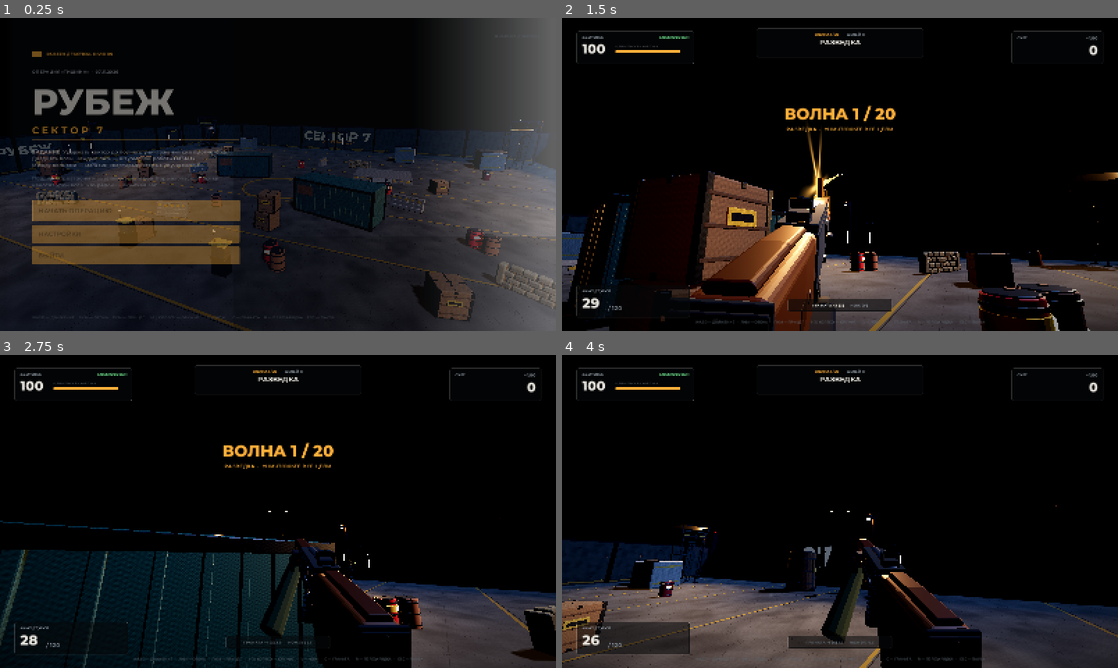
Above: before the commit, frames 1-4 (two rows, left to right).
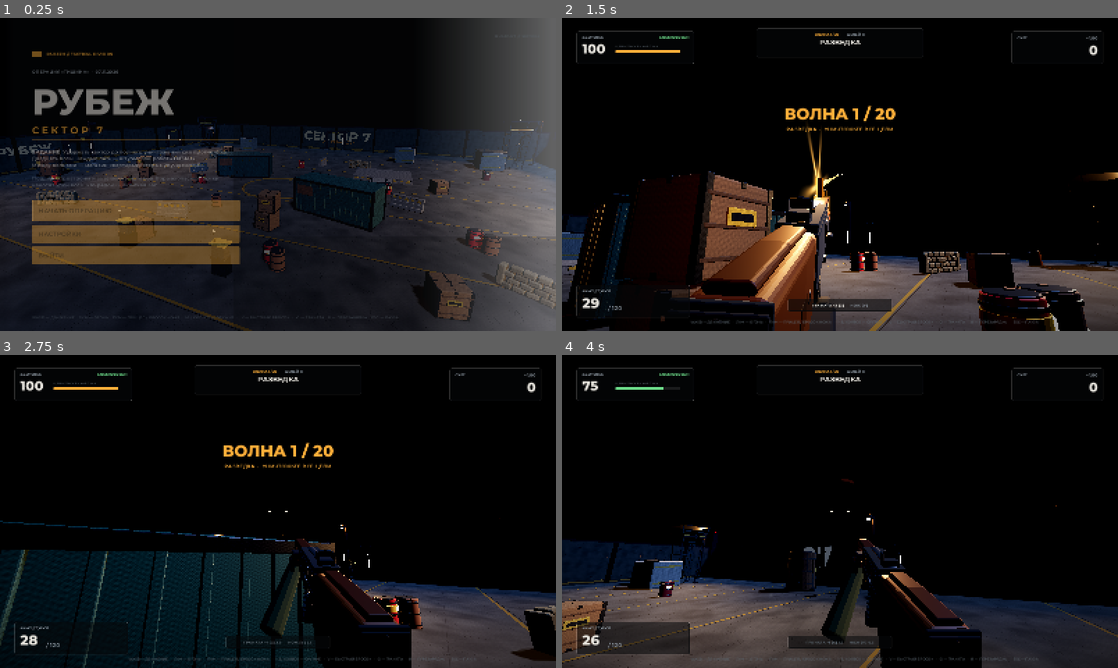
Above: after the commit, the same moments.

Repository: RUZIK558/rubezh-sector7
Game: Godot game, scene res://scenes/game.tscn
Two runs of this game, one before a commit and one after it. Both use one fixed random seed, a clock stepped at 60 frames per second and the inputs below.
Inputs (mouse positions are in pixels of both pictures, inside the frame that each line leads up to):
- Up to frame 1 (0.25 s): no input
- Up to frame 2 (1.5 s): click "НАЧАТЬ ОПЕРАЦИЮ" at 0.5 s; tap Enter at 1.25 s; move the mouse to (867, 174) at 1.27 s; hold W (move_forward) from 1.28 s (still down); hold Right mouse button (aim) from 1.28 s (still down); click (867, 174) at 1.42 s
- Up to frame 3 (2.75 s): keep holding W (move_forward); tap Space (jump) at 1.52, 2.27 s; tap G (grenade) at 1.55, 2.1 s; move the mouse to (250, 511) at 2.02 s; release Right mouse button (aim) at 2.03 s; click (250, 511) at 2.17 s; tap V (throw_knife) at 2.3 s
- Up to frame 4 (4 s): keep holding W (move_forward); move the mouse to (851, 505) at 2.77 s; hold Right mouse button (aim) 2.78-3.53 s; tap V (throw_knife) at 2.85 s; click (851, 505) at 2.92 s; move the mouse to (834, 517) at 3.52 s; right-click (834, 517) at 3.6 s; click (834, 517) at 3.67 s; tap Space (jump) at 3.77 s; tap G (grenade) at 3.8 s

The runs differ from the first frame. In frame 1, less than 0.1% of the frame differs, in the area x 28-71%, y 95-96%; in frame 2, less than 0.1%; in frame 3, less than 0.1%; in frame 4, 2.5%, in the area x 3-78%, y 8-100%.

Commit message:
Настройки переработаны, полноэкранный режим исправлен; нож: прицел и бросок на ПКМ, урон броска равен урону ближнего боя; гранаты не проваливаются сквозь пол

Diff:
--- a/godot_project/scripts/player.gd
+++ b/godot_project/scripts/player.gd
@@ -85,7 +85,11 @@
 	grenade_cd = maxf(0.0, grenade_cd - delta)
 	if not active or dead:
 		return
+	var knife_equipped: bool = weapon != null and weapon.is_melee
+	# Quick throw on V, or aim with RMB and release to throw.
 	if Input.is_action_just_pressed("throw_knife") and knife_cd <= 0.0:
+		_throw(false)
+	if knife_equipped and Input.is_action_just_released("aim") and knife_cd <= 0.0:
 		_throw(false)
 	if Input.is_action_just_pressed("grenade") and grenade_cd <= 0.0 and grenades_left > 0:
 		_throw(true)
@@ -93,6 +97,8 @@
 func _throw(grenade: bool) -> void:
 	var t = THROWABLE.new()
 	t.kind = 1 if grenade else 0
+	if not grenade and weapon:
+		t.damage = float(weapon.get_knife_damage())
 	var scene := get_tree().current_scene
 	scene.add_child(t)
 	var from := camera.global_position + camera.global_basis.x * 0.18 - camera.global_basis.z * 0.45
--- a/godot_project/scripts/settings.gd
+++ b/godot_project/scripts/settings.gd
@@ -37,6 +37,25 @@
 	var bus := AudioServer.get_bus_index("Master")
 	AudioServer.set_bus_volume_db(bus, linear_to_db(maxf(master_volume, 0.0001)))
 	AudioServer.set_bus_mute(bus, master_volume <= 0.001)
+	_apply_window_mode()
+
+func _apply_window_mode() -> void:
+	if OS.has_feature("editor"):
+		return
 	var mode := DisplayServer.WINDOW_MODE_FULLSCREEN if fullscreen else DisplayServer.WINDOW_MODE_WINDOWED
 	if DisplayServer.window_get_mode() != mode:
-		DisplayServer.window_set_mode.call_deferred(mode)
+		DisplayServer.window_set_mode(mode)
+	# Force the correct geometry after the mode switch.
+	DisplayServer.window_set_size.call_deferred(_window_size())
+	DisplayServer.window_set_position.call_deferred(_window_position())
+
+func _window_size() -> Vector2i:
+	if fullscreen:
+		return Vector2i(DisplayServer.screen_get_size())
+	return Vector2i(1600, 900)
+
+func _window_position() -> Vector2i:
+	var screen := Vector2i(DisplayServer.screen_get_size())
+	if fullscreen:
+		return Vector2i.ZERO
+	return (screen - Vector2i(1600, 900)) / 2
--- a/godot_project/scripts/throwable.gd
+++ b/godot_project/scripts/throwable.gd
@@ -62,11 +62,13 @@
 		_despawn()
 
 func _on_body(body: Node) -> void:
-	if not _alive or kind == Kind.GRENADE:
+	if not _alive:
 		return
+	# Both projectiles stop on the first solid contact. Grenades keep their
+	# fuse and detonate from the resting position instead of falling through.
 	_stuck = true
 	velocity = Vector3.ZERO
-	FX.impact(global_position, Vector3.UP, false)
+	FX.impact(global_position, Vector3.UP, kind == Kind.GRENADE)
 
 func _on_area(area: Area3D) -> void:
 	if not _alive or kind != Kind.KNIFE:
--- a/godot_project/scripts/ui/hud.gd
+++ b/godot_project/scripts/ui/hud.gd
@@ -274,7 +274,7 @@
 	_notice_label.modulate.a = 0.0
 	_notice_label.mouse_filter = Control.MOUSE_FILTER_IGNORE
 	add_child(_notice_label)
-	var hint := RubezhUI.label("WASD — ДВИЖЕНИЕ   ·   ЛКМ — ОГОНЬ   ·   ПКМ — ПРИЦЕЛ   ·   1–3 / КОЛЕСО — ОРУЖИЕ   ·   V — НОЖ   ·   G — ГРАНАТА   ·   R — ПЕРЕЗАРЯДКА   ·   ESC — ПАУЗА", 10, RubezhUI.DIM, RubezhUI.FONT_MEDIUM)
+	var hint := RubezhUI.label("WASD — ДВИЖЕНИЕ   ·   ЛКМ — ОГОНЬ   ·   ПКМ — ПРИЦЕЛ / БРОСОК НОЖА   ·   1–3 / КОЛЕСО — ОРУЖИЕ   ·   V — БЫСТРЫЙ БРОСОК   ·   G — ГРАНАТА   ·   R — ПЕРЕЗАРЯДКА   ·   ESC — ПАУЗА", 10, RubezhUI.DIM, RubezhUI.FONT_MEDIUM)
 	hint.anchor_left = 0.5
 	hint.anchor_right = 0.5
 	hint.anchor_top = 1.0
--- a/godot_project/scripts/ui/main_menu.gd
+++ b/godot_project/scripts/ui/main_menu.gd
@@ -133,7 +133,7 @@
 	start.grab_focus()
 
 func _build_footer() -> void:
-	_hint = RubezhUI.label("WASD — ДВИЖЕНИЕ    ЛКМ — ОГОНЬ    ПКМ — ПРИЦЕЛ    1–3 / КОЛЕСО — ОРУЖИЕ   ·   V — НОЖ   ·   G — ГРАНАТА    R — ПЕРЕЗАРЯДКА    ESC — ПАУЗА",
+	_hint = RubezhUI.label("WASD — ДВИЖЕНИЕ    ЛКМ — ОГОНЬ    ПКМ — ПРИЦЕЛ / БРОСОК НОЖА    1–3 / КОЛЕСО — ОРУЖИЕ   ·   V — БЫСТРЫЙ БРОСОК   ·   G — ГРАНАТА    R — ПЕРЕЗАРЯДКА    ESC — ПАУЗА",
 			11, RubezhUI.DIM, RubezhUI.FONT_MEDIUM)
 	_hint.anchor_left = 0.0
 	_hint.anchor_right = 1.0
--- a/godot_project/scripts/ui/settings_panel.gd
+++ b/godot_project/scripts/ui/settings_panel.gd
@@ -8,12 +8,10 @@
 var _sens: HSlider
 var _volume: HSlider
 var _shake: HSlider
-var _fullscreen: CheckButton
 var _sens_value: Label
 var _volume_value: Label
 var _shake_value: Label
-var _dirty := false
-var _last_range: Label
+var _fullscreen_btn: Button
 var _back: Button
 
 func _ready() -> void:
@@ -24,118 +22,173 @@
 
 func _build() -> void:
 	var bg := ColorRect.new()
-	bg.color = Color(0.01, 0.015, 0.02, 0.86)
+	bg.color = Color(0.01, 0.015, 0.02, 0.9)
 	bg.set_anchors_and_offsets_preset(Control.PRESET_FULL_RECT)
 	add_child(bg)
 
-	_panel = RubezhUI.panel(Color(0.045, 0.055, 0.065, 0.98), Color(1, 1, 1, 0.1), 5)
+	_panel = RubezhUI.panel(Color(0.045, 0.055, 0.065, 0.99), Color(1, 1, 1, 0.12), 6)
 	_panel.set_anchors_and_offsets_preset(Control.PRESET_CENTER)
-	_panel.custom_minimum_size = Vector2(560, 0)
-	_panel.offset_left = -280
-	_panel.offset_right = 280
-	_panel.offset_top = -325
-	_panel.offset_bottom = 325
+	_panel.custom_minimum_size = Vector2(660, 660)
+	_panel.offset_left = -330
+	_panel.offset_right = 330
+	_panel.offset_top = -330
+	_panel.offset_bottom = 330
 	add_child(_panel)
 	var inner := MarginContainer.new()
 	inner.add_theme_constant_override("margin_left", 40)
 	inner.add_theme_constant_override("margin_right", 40)
-	inner.add_theme_constant_override("margin_top", 34)
+	inner.add_theme_constant_override("margin_top", 32)
 	inner.add_theme_constant_override("margin_bottom", 28)
 	_panel.add_child(inner)
 	var v := VBoxContainer.new()
 	v.add_theme_constant_override("separation", 0)
 	inner.add_child(v)
 
-	v.add_child(RubezhUI.label("НАСТРОЙКИ // СИСТЕМА", 10, RubezhUI.AMBER, RubezhUI.FONT_BOLD))
-	v.add_child(RubezhUI.vspacer(8))
-	v.add_child(RubezhUI.label("ПАРАМЕТРЫ", 40, RubezhUI.TEXT, RubezhUI.FONT_BLACK))
-	v.add_child(RubezhUI.vspacer(6))
+	v.add_child(RubezhUI.label("НАСТРОЙКИ // СЕКТОР 7", 10, RubezhUI.AMBER, RubezhUI.FONT_BOLD))
+	v.add_child(RubezhUI.vspacer(4))
+	v.add_child(RubezhUI.label("ПАРАМЕТРЫ СИСТЕМЫ", 34, RubezhUI.TEXT, RubezhUI.FONT_BLACK))
+	v.add_child(RubezhUI.vspacer(4))
+	v.add_child(RubezhUI.label("Значения применяются сразу и сохраняются автоматически.", 12, RubezhUI.MUTED))
+	v.add_child(RubezhUI.vspacer(14))
 	var rule := ColorRect.new()
-	rule.color = Color(RubezhUI.AMBER.r, RubezhUI.AMBER.g, RubezhUI.AMBER.b, 0.5)
-	rule.custom_minimum_size = Vector2(70, 3)
+	rule.color = Color(RubezhUI.AMBER.r, RubezhUI.AMBER.g, RubezhUI.AMBER.b, 0.45)
+	rule.custom_minimum_size = Vector2(0, 2)
 	v.add_child(rule)
-	v.add_child(RubezhUI.vspacer(30))
-
-	_sens = _row(v, "ЧУВСТВИТЕЛЬНОСТЬ МЫШИ", "0.15 — 2.50")
-	_sens_value = _last_range
-	_sens.min_value = 0.15
-	_sens.max_value = 2.5
-	_sens.step = 0.05
-	_sens.value = Settings.mouse_sensitivity
-	_sens.value_changed.connect(_on_sens)
-	v.add_child(RubezhUI.vspacer(16))
-
-	_volume = _row(v, "ГРОМКОСТЬ", "0 — 100%")
-	_volume_value = _last_range
-	_volume.min_value = 0.0
-	_volume.max_value = 1.0
-	_volume.step = 0.01
-	_volume.value = Settings.master_volume
-	_volume.value_changed.connect(_on_volume)
-	v.add_child(RubezhUI.vspacer(16))
-
-	_shake = _row(v, "ТРЯСКА КАМЕРЫ", "0 — 150%")
-	_shake_value = _last_range
-	_shake.min_value = 0.0
-	_shake.max_value = 1.5
-	_shake.step = 0.05
-	_shake.value = Settings.screen_shake
-	_shake.value_changed.connect(_on_shake)
 	v.add_child(RubezhUI.vspacer(22))
 
-	_fullscreen = RubezhUI.checkbox("ПОЛНОЭКРАННЫЙ РЕЖИМ", Settings.fullscreen)
-	_fullscreen.toggled.connect(func(val: bool):
-		Settings.fullscreen = val
-		Settings.apply()
-		_dirty = true)
-	v.add_child(_fullscreen)
-	v.add_child(RubezhUI.vspacer(30))
+	v.add_child(_section(v, "УПРАВЛЕНИЕ"))
+	v.add_child(RubezhUI.vspacer(14))
+	_sens = _row(v, "ЧУВСТВИТЕЛЬНОСТЬ МЫШИ", "0.15", "2.50", "%.2f")
+	v.add_child(RubezhUI.vspacer(22))
+	v.add_child(_section(v, "ЗВУК И КАМЕРА"))
+	v.add_child(RubezhUI.vspacer(14))
+	_volume = _row(v, "ГРОМКОСТЬ", "0%", "100%", "%.0f%%")
+	v.add_child(RubezhUI.vspacer(18))
+	_shake = _row(v, "ТРЯСКА КАМЕРЫ", "0%", "150%", "%.0f%%")
+	v.add_child(RubezhUI.vspacer(22))
+	v.add_child(_section(v, "ВИДЕО"))
+	v.add_child(RubezhUI.vspacer(14))
+	_fullscreen_btn = RubezhUI.button("ПОЛНОЭКРАННЫЙ РЕЖИМ: ВЫКЛ", false, 15)
+	_fullscreen_btn.custom_minimum_size = Vector2(0, 52)
+	_fullscreen_btn.toggle_mode = true
+	_fullscreen_btn.toggled.connect(_on_fullscreen_toggled)
+	v.add_child(_fullscreen_btn)
+	v.add_child(RubezhUI.vspacer(26))
 
 	var row := HBoxContainer.new()
-	row.add_theme_constant_override("separation", 10)
+	row.add_theme_constant_override("separation", 12)
 	v.add_child(row)
-	var back := RubezhUI.accent_button("НАЗАД", 17)
-	back.custom_minimum_size = Vector2(240, 52)
-	back.pressed.connect(func(): _close())
-	_back = back
-	row.add_child(back)
-	var reset := RubezhUI.button("СБРОС", 15)
-	reset.custom_minimum_size = Vector2(180, 52)
+	var reset := RubezhUI.button("СБРОСИТЬ", 15)
+	reset.custom_minimum_size = Vector2(200, 52)
 	reset.pressed.connect(func(): _reset())
 	row.add_child(reset)
-	v.add_child(RubezhUI.vspacer(14))
-	v.add_child(RubezhUI.label("НАЗАД — СОХРАНИТЬ И ВЫЙТИ", 10, RubezhUI.DIM, RubezhUI.FONT_MEDIUM))
-
-func _row(parent: VBoxContainer, title: String, range_text: String) -> HSlider:
+	_back = RubezhUI.accent_button("ГОТОВО", 17)
+	_back.custom_minimum_size = Vector2(0, 52)
+	_back.size_flags_horizontal = Control.SIZE_EXPAND_FILL
+	_back.pressed.connect(func(): _close())
+	row.add_child(_back)
+	v.add_child(RubezhUI.vspacer(12))
+	v.add_child(RubezhUI.label("ESC — СОХРАНИТЬ И ВЫЙТИ", 10, RubezhUI.DIM, RubezhUI.FONT_MEDIUM))
+
+func _section(parent: VBoxContainer, text: String) -> Control:
+	var box := VBoxContainer.new()
+	box.add_child(RubezhUI.label(text, 11, RubezhUI.AMBER, RubezhUI.FONT_BOLD))
+	var line := ColorRect.new()
+	line.color = Color(1, 1, 1, 0.08)
+	line.custom_minimum_size = Vector2(0, 1)
+	box.add_child(line)
+	return box
+
+func _row(parent: VBoxContainer, title: String, min_text: String, max_text: String, fmt: String) -> HSlider:
 	var head := HBoxContainer.new()
 	parent.add_child(head)
 	head.add_child(RubezhUI.label(title, 14, RubezhUI.TEXT, RubezhUI.FONT_BOLD))
 	var sp := Control.new()
 	sp.size_flags_horizontal = Control.SIZE_EXPAND_FILL
 	head.add_child(sp)
-	var rng := RubezhUI.label(range_text, 10, RubezhUI.DIM, RubezhUI.FONT_MEDIUM)
-	head.add_child(rng)
-	_last_range = rng
-	var s := RubezhUI.slider(0.5, 0.0, 1.0)
-	s.custom_minimum_size = Vector2(480, 26)
-	parent.add_child(s)
-	return s
+	var value := RubezhUI.label("", 16, RubezhUI.AMBER, RubezhUI.FONT_BOLD)
+	value.horizontal_alignment = HORIZONTAL_ALIGNMENT_RIGHT
+	head.add_child(value)
+	if title == "ЧУВСТВИТЕЛЬНОСТЬ МЫШИ":
+		_sens_value = value
+	elif title == "ГРОМКОСТЬ":
+		_volume_value = value
+	elif title == "ТРЯСКА КАМЕРЫ":
+		_shake_value = value
+	var slider := HSlider.new()
+	slider.custom_minimum_size = Vector2(0, 34)
+	slider.min_value = 0.0
+	slider.max_value = 1.0
+	slider.step = 0.01
+	slider.value = 0.5
+	slider.mouse_filter = Control.MOUSE_FILTER_STOP
+	var track := StyleBoxFlat.new()
+	track.bg_color = Color(1, 1, 1, 0.30)
+	track.content_margin_top = 5
+	track.content_margin_bottom = 5
+	track.corner_radius_top_left = 3
+	track.corner_radius_top_right = 3
+	track.corner_radius_bottom_left = 3
+	track.corner_radius_bottom_right = 3
+	slider.add_theme_stylebox_override("slider", track)
+	var fill := StyleBoxFlat.new()
+	fill.bg_color = RubezhUI.AMBER
+	fill.content_margin_top = 5
+	fill.content_margin_bottom = 5
+	fill.corner_radius_top_left = 3
+	fill.corner_radius_top_right = 3
+	fill.corner_radius_bottom_left = 3
+	fill.corner_radius_bottom_right = 3
+	slider.add_theme_stylebox_override("grabber_area", fill)
+	slider.add_theme_stylebox_override("grabber_area_highlight", fill)
+	slider.add_theme_icon_override("grabber", _circle(18, Color.WHITE))
+	slider.add_theme_icon_override("grabber_highlight", _circle(18, RubezhUI.AMBER))
+	slider.add_theme_stylebox_override("grabber_area_highlight", fill)
+	parent.add_child(slider)
+	var scale_row := HBoxContainer.new()
+	parent.add_child(scale_row)
+	scale_row.add_child(RubezhUI.label(min_text, 9, RubezhUI.DIM))
+	var sp2 := Control.new()
+	sp2.size_flags_horizontal = Control.SIZE_EXPAND_FILL
+	scale_row.add_child(sp2)
+	scale_row.add_child(RubezhUI.label(max_text, 9, RubezhUI.DIM))
+	return slider
+
+func _circle(size: int, color: Color) -> ImageTexture:
+	var img := Image.create(size, size, false, Image.FORMAT_RGBA8)
+	var c := (size - 1) * 0.5
+	for y in size:
+		for x in size:
+			var d := Vector2(x - c, y - c).length()
+			var a := clampf(1.0 - (d - (c - 3.0)), 0.0, 1.0)
+			img.set_pixel(x, y, Color(color.r, color.g, color.b, a))
+	return ImageTexture.create_from_image(img)
 
 func _on_sens(value: float) -> void:
 	Settings.mouse_sensitivity = value
 	_sens_value.text = "%.2f" % value
-	_dirty = true
+	_save()
 
 func _on_volume(value: float) -> void:
 	Settings.master_volume = value
 	_volume_value.text = "%d%%" % int(value * 100.0)
 	Settings.apply()
-	_dirty = true
+	_save()
 
 func _on_shake(value: float) -> void:
 	Settings.screen_shake = value
 	_shake_value.text = "%d%%" % int(value * 100.0)
-	_dirty = true
+	_save()
+
+func _on_fullscreen_toggled(value: bool) -> void:
+	Settings.fullscreen = value
+	_fullscreen_btn.text = "ПОЛНОЭКРАННЫЙ РЕЖИМ: " + ("ВКЛ" if value else "ВЫКЛ")
+	Settings.apply()
+	_save()
+	AudioManager.play("ui_click")
+
+func _save() -> void:
+	Settings.save_settings()
 
 func _reset() -> void:
 	Settings.mouse_sensitivity = 1.0
@@ -143,14 +196,17 @@
 	Settings.fullscreen = false
 	Settings.screen_shake = 1.0
 	Settings.apply()
+	_fullscreen_btn.set_block_signals(true)
+	_fullscreen_btn.button_pressed = false
+	_fullscreen_btn.set_block_signals(false)
+	_fullscreen_btn.text = "ПОЛНОЭКРАННЫЙ РЕЖИМ: ВЫКЛ"
 	_sens.value = 1.0
 	_volume.value = 0.8
 	_shake.value = 1.0
 	_sens_value.text = "1.00"
 	_volume_value.text = "80%"
 	_shake_value.text = "100%"
-	_fullscreen.button_pressed = false
-	_dirty = true
+	_save()
 	AudioManager.play("ui_click")
 
 func open() -> void:
@@ -160,8 +216,22 @@
 	_sens_value.text = "%.2f" % Settings.mouse_sensitivity
 	_volume_value.text = "%d%%" % int(Settings.master_volume * 100.0)
 	_shake_value.text = "%d%%" % int(Settings.screen_shake * 100.0)
-	_fullscreen.button_pressed = Settings.fullscreen
-	_dirty = false
+	_fullscreen_btn.set_block_signals(true)
+	_fullscreen_btn.button_pressed = Settings.fullscreen
+	_fullscreen_btn.set_block_signals(false)
+	_fullscreen_btn.text = "ПОЛНОЭКРАННЫЙ РЕЖИМ: " + ("ВКЛ" if Settings.fullscreen else "ВЫКЛ")
+	_sens.min_value = 0.15
+	_sens.max_value = 2.5
+	_sens.step = 0.05
+	_sens.value_changed.connect(_on_sens) if not _sens.value_changed.is_connected(_on_sens) else null
+	_volume.min_value = 0.0
+	_volume.max_value = 1.0
+	_volume.step = 0.01
+	_volume.value_changed.connect(_on_volume) if not _volume.value_changed.is_connected(_on_volume) else null
+	_shake.min_value = 0.0
+	_shake.max_value = 1.5
+	_shake.step = 0.05
+	_shake.value_changed.connect(_on_shake) if not _shake.value_changed.is_connected(_on_shake) else null
 	visible = true
 	_panel.modulate.a = 0.0
 	create_tween().tween_property(_panel, "modulate:a", 1.0, 0.2)
@@ -169,8 +239,7 @@
 		_back.grab_focus()
 
 func _close() -> void:
-	if _dirty:
-		Settings.save_settings()
+	Settings.save_settings()
 	visible = false
 	closed.emit()
 
--- a/godot_project/scripts/weapon.gd
+++ b/godot_project/scripts/weapon.gd
@@ -39,7 +39,7 @@
 		"label": "НОЖ «КЛИН» // БОЕВОЙ", "mag": -1, "reserve": -1, "interval": 0.44,
 		"reload": 0.0, "damage": 65.0, "head": 1.6, "range": 20.0,
 		"spread_ads": 0.0, "spread_hip": 0.0, "recoil": 0.0, "yaw": 0.0,
-		"base": Vector3(0.10, -0.10, -0.50), "ads": Vector3(0.06, -0.08, -0.46),
+		"base": Vector3(0.10, -0.10, -0.50), "ads": Vector3(-0.01, -0.015, -0.42),
 		"scale": 1.4, "model_yaw": -90.0, "muzzle": Vector3.ZERO,
 		"auto": false, "melee": true, "shot": "knife_swing", "reload_sfx": "",
 		"mag_node": "", "slide_node": "", "melee_range": 2.4,
@@ -380,6 +380,9 @@
 	ammo_changed.emit(mag, reserve)
 
 
+func get_melee_damage() -> float:
+	return float(_cfg["damage"]) * damage_mult
+
 func apply_upgrade(id: String) -> void:
 	match id:
 		"damage":
--- a/godot_project/scripts/weapon_hub.gd
+++ b/godot_project/scripts/weapon_hub.gd
@@ -132,6 +132,11 @@
 		w.reset_weapon()
 	_select(0)
 
+func get_knife_damage() -> float:
+	if weapons.size() > 2:
+		return float(weapons[2].get_melee_damage())
+	return 65.0
+
 func get_current_label() -> String:
 	return str(_cur().get("weapon_label"))
 
Not shown, changed: RUBEZH_Sector7_source.zip
